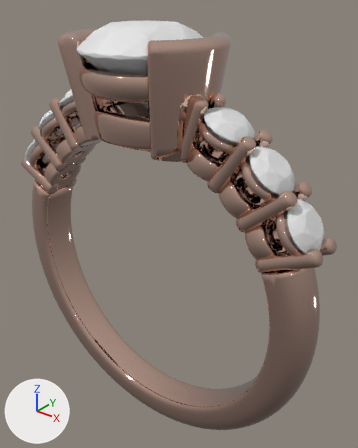
The glTF model diamond-round-rosegold-halfmoonbezel-straightband-3stone.glb as it was, and as the next commit left it.
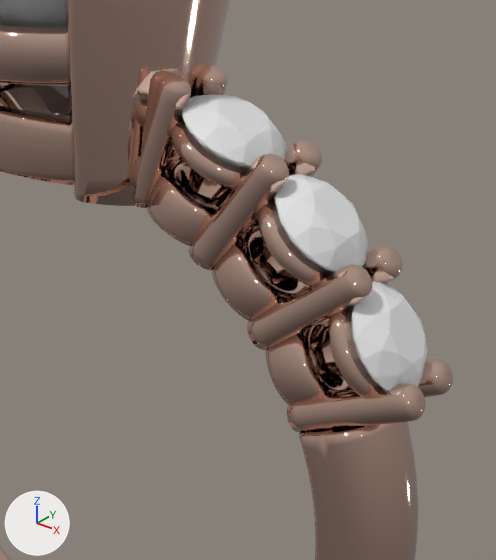
The first picture shows the older version from a camera (50 mm lens) standing at (16.9, -18.5, 15.2) and looking at (0.9, 1.5, 2.8). The close-ups show both versions on the part from 32% to 100% of the width and 14% to 75% of the height of that picture; other places that the commit changed are outside them. Arrows for +X, +Y and +Z are at lower left; the lights stay in place. Vertices at the same position are counted once.

In view in the first close-up: 'metal', 'side', 'side.001', 'side.002', 'stone'.
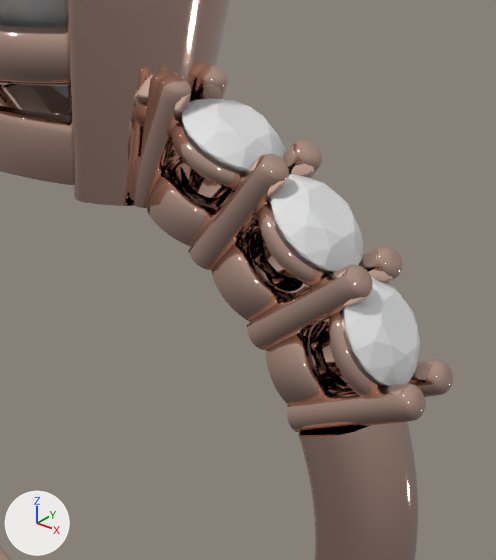
Patch to the scene script:
```diff
--- a/diamond-round-rosegold-halfmoonbezel-straightband-3stone.glb.py
+++ b/diamond-round-rosegold-halfmoonbezel-straightband-3stone.glb.py
@@ me_round_and_3_side_stones__half_and_bezel @@
-me_round_and_3_side_stones__half_and_bezel.from_pydata(...)  # 161 vertices, 318 faces; spans x -9.84..-8.15, y -1.25..1.25, z 4.67..6.82
+me_round_and_3_side_stones__half_and_bezel.from_pydata(...)  # 161 vertices, 318 faces; spans x 7.97..9.66, y -1.25..1.25, z 4.82..6.94
+# me_round_and_3_side_stones__half_and_bezel part 7: 161 vertices added at x 7.97..9.66, y -1.25..1.25, z 4.82..6.94
 me_round_and_3_side_stones__half_and_bezel.materials.append(mat_diamond)
@@ me_round_and_3_side_stones__half_and_bezel__001 @@
-me_round_and_3_side_stones__half_and_bezel__001.from_pydata(...)  # 161 vertices, 318 faces; spans x -8.22..-6.33, y -1.25..1.25, z 7.04..8.79
+me_round_and_3_side_stones__half_and_bezel__001.from_pydata(...)  # 161 vertices, 318 faces; spans x 6.2..8.11, y -1.25..1.25, z 7.04..8.77
+# me_round_and_3_side_stones__half_and_bezel__001 part 6: 161 vertices added at x 6.2..8.11, y -1.25..1.25, z 7.04..8.77
 me_round_and_3_side_stones__half_and_bezel__001.materials.append(mat_diamond)
@@ me_round_and_3_side_stones__half_and_bezel__002 @@
-me_round_and_3_side_stones__half_and_bezel__002.from_pydata(...)  # 161 vertices, 318 faces; spans x -6.08..-3.83, y -1.25..1.25, z 8.55..10.24
+me_round_and_3_side_stones__half_and_bezel__002.from_pydata(...)  # 161 vertices, 318 faces; spans x 3.82..6.07, y -1.25..1.25, z 8.46..10.15
+# me_round_and_3_side_stones__half_and_bezel__002 part 5: 161 vertices added at x 3.82..6.07, y -1.25..1.25, z 8.46..10.15
 me_round_and_3_side_stones__half_and_bezel__002.materials.append(mat_diamond)
@@ me_round_and_3_side_stones__half_and_bezel__003 @@
-me_round_and_3_side_stones__half_and_bezel__003.from_pydata(...)  # 161 vertices, 318 faces; spans x 8.15..9.84, y -1.25..1.25, z 4.67..6.82
+me_round_and_3_side_stones__half_and_bezel__003.from_pydata(...)  # 161 vertices, 318 faces; spans x -9.66..-7.97, y -1.25..1.25, z 4.82..6.94
+# me_round_and_3_side_stones__half_and_bezel__003 part 4: 161 vertices removed from x 8.15..9.84, y -1.25..1.25, z 4.67..6.82
 me_round_and_3_side_stones__half_and_bezel__003.materials.append(mat_diamond)
@@ me_round_and_3_side_stones__half_and_bezel__004 @@
-me_round_and_3_side_stones__half_and_bezel__004.from_pydata(...)  # 161 vertices, 318 faces; spans x 6.33..8.22, y -1.25..1.25, z 7.04..8.79
+me_round_and_3_side_stones__half_and_bezel__004.from_pydata(...)  # 161 vertices, 318 faces; spans x -8.11..-6.2, y -1.25..1.25, z 7.04..8.77
+# me_round_and_3_side_stones__half_and_bezel__004 part 3: 161 vertices removed from x 6.33..8.22, y -1.25..1.25, z 7.04..8.79
 me_round_and_3_side_stones__half_and_bezel__004.materials.append(mat_diamond)
@@ me_round_and_3_side_stones__half_and_bezel__005 @@
-me_round_and_3_side_stones__half_and_bezel__005.from_pydata(...)  # 161 vertices, 318 faces; spans x 3.83..6.08, y -1.25..1.25, z 8.55..10.24
+me_round_and_3_side_stones__half_and_bezel__005.from_pydata(...)  # 161 vertices, 318 faces; spans x -6.07..-3.82, y -1.25..1.25, z 8.46..10.15
+# me_round_and_3_side_stones__half_and_bezel__005 part 2: 161 vertices removed from x 3.83..6.08, y -1.25..1.25, z 8.55..10.24
 me_round_and_3_side_stones__half_and_bezel__005.materials.append(mat_diamond)
@@ me_round_straight_half_moon_bezel_3_side_stones_001 @@
 me_round_straight_half_moon_bezel_3_side_stones_001.from_pydata(...)  # 61620 vertices, 123060 faces; spans x -10.3..10.3, y -3.2..3.2, z -10.3..13.1
+# me_round_straight_half_moon_bezel_3_side_stones_001 part 1: 79 of the faces centred in x 4.0..9.3, y -1.2..1.2, z 3.3..8.3 are now shaded flat
 me_round_straight_half_moon_bezel_3_side_stones_001.materials.append(mat_rose_gold)
```

Boxes [x1, y1, x2, y2] around the edits, measured in the close-ups (496 x 560 px):
'side.001', reshaped (not visible afterwards)
    before: [275, 174, 368, 272]
'side.002', reshaped (not visible afterwards)
    before: [351, 281, 428, 392]
'side', reshaped (not visible afterwards)
    before: [182, 94, 287, 168]
part 1 of me_round_straight_half_moon_bezel_3_side_stones_001, shading changed
    both: [299, 426, 368, 437]
part 5 of me_round_and_3_side_stones__half_and_bezel__002, added
    after: [182, 98, 286, 172]
part 6 of me_round_and_3_side_stones__half_and_bezel__001, added
    after: [270, 174, 363, 272]
part 7 of me_round_and_3_side_stones__half_and_bezel, added
    after: [343, 277, 420, 386]
